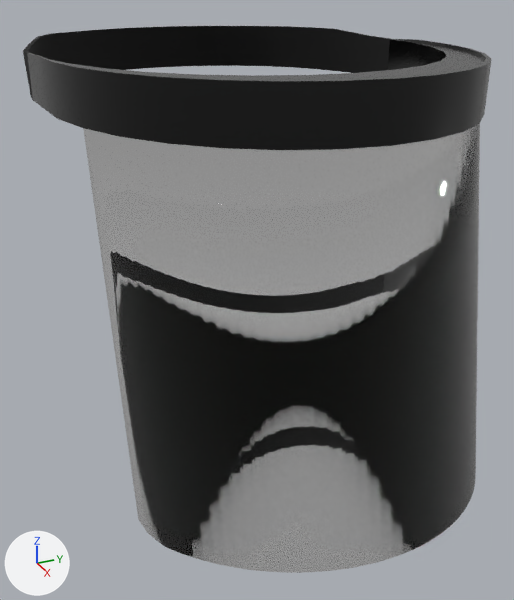
The Blender file Assets/VORTEX_COVID/Models/Cloth/Visiere_Publish.blend, before and after one commit.
Both versions are drawn from a camera (50 mm lens) standing at (2.68, -1.22, 16.55) and looking at (0.05, -0.03, 15.23). The axes (+X, +Y, +Z) are drawn at lower left. The lights are the same throughout.
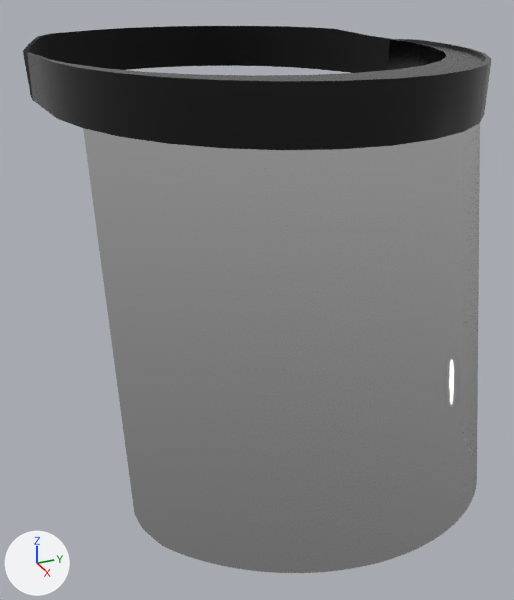
Location of each change, (x1, y1, x2, y2) in pixels of the pictures (514 x 600 px):
'Circle', reshaped (339% taller): before (23, 26, 491, 150); after (23, 26, 491, 574)
'Circle.003', deleted: before (83, 123, 480, 573)
part 1 of me_circle, added: after (83, 123, 480, 574)

The edits, one by one:
me_circle is used by ob_circle; location (-0.264, -0.006, 16.272); scale (1.0, 0.83, 1.04).
me_circle had 268 vertices, 273 faces and spanned x -1.03..1.21, y -1.01..1.02, z -0.18..0.02.
me_circle now has 656 vertices, 563 faces and spans x -1.03..1.45, y -1.01..1.02, z -1.56..0.02.
me_circle part 1: a new loose piece of 388 vertices spanning x 0.55..1.45, y -0.92..0.92, z -1.56..-0.01, in mat_plexiglas.
me_circle now uses material mat_plexiglas.
Object 'Circle.003' (ob_circle_003) is deleted.
